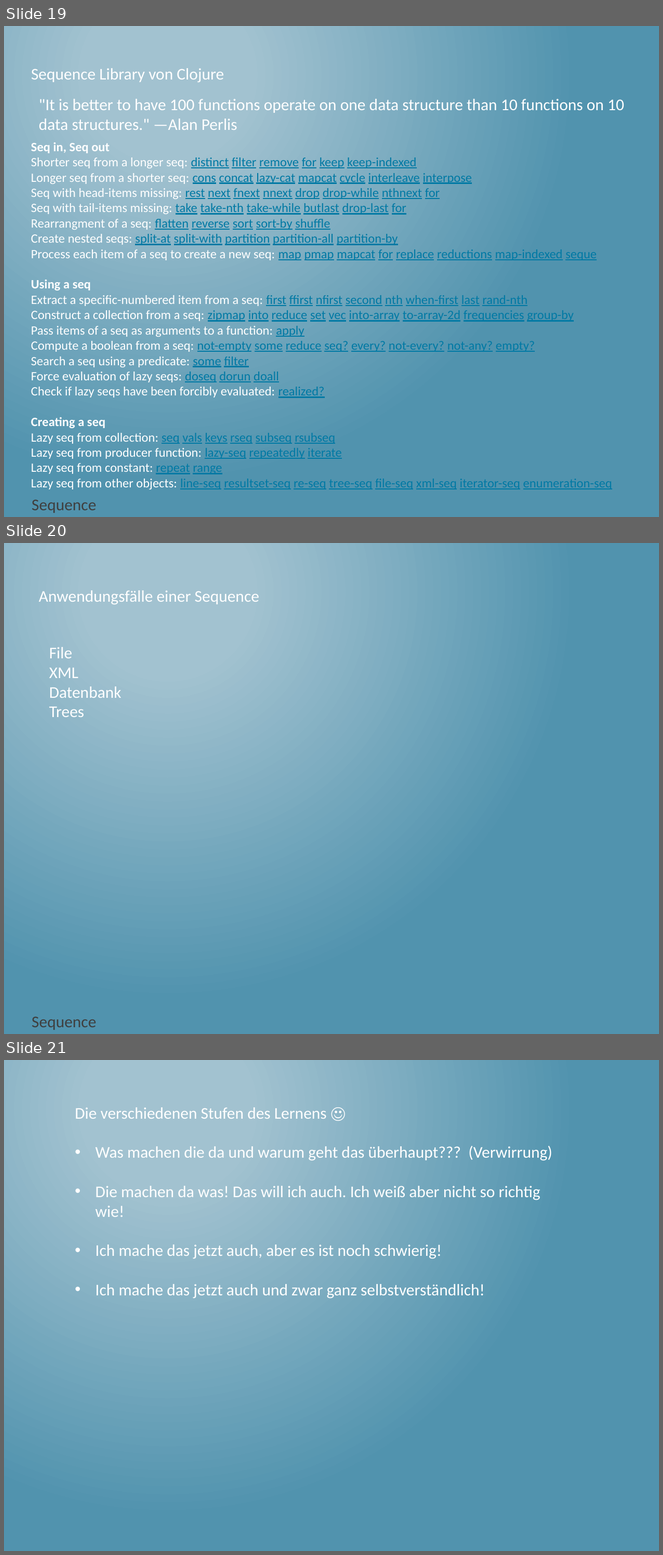
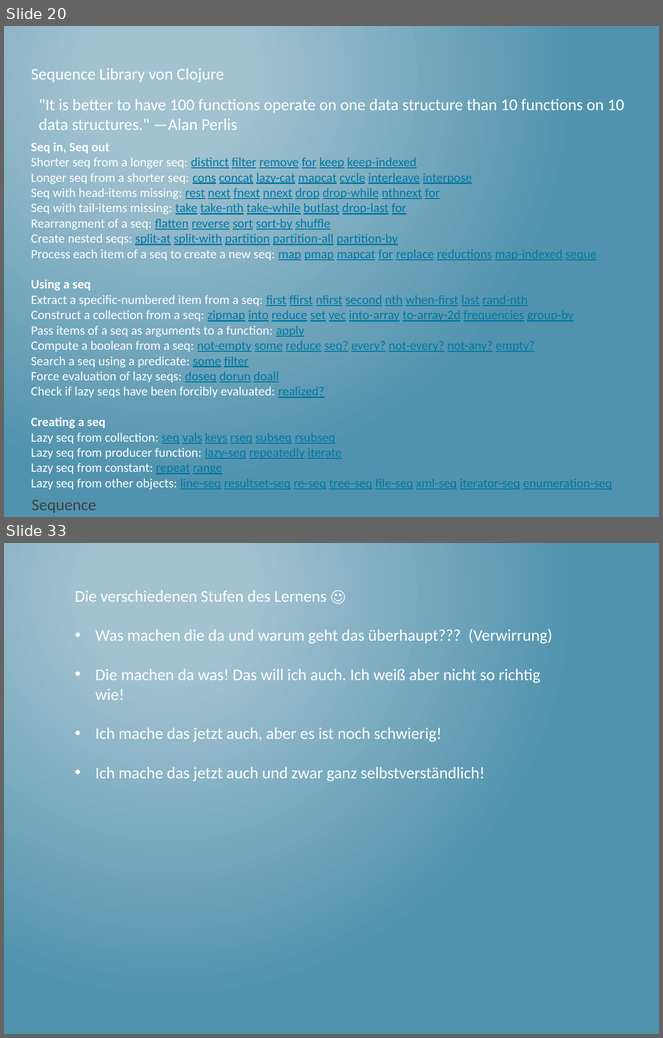
Before and after one commit to thomasschulte/ClojureUsergroupDemo, a slide deck: Clojure Vortrag .NET User Group.pptx. Shown one above the other, each under a label of ours: slides 19, 20 and 21 before the commit, slides 20 and 33 after it; the slides between them are not shown. The pictures are 663x1555 and 663x1038 pixels, drawn with LibreOffice and Linux fonts; fonts in the diff are those of the drawing. Boxes give left, top, right and bottom in pixels: in the first picture for what was removed or moved away, otherwise in the second. Text is boxed around its words. In the diff, an @@ line names an element or a change of style, - is before the commit and + after.

```diff
--- a/Clojure Vortrag .NET User Group.pptx
+++ b/Clojure Vortrag .NET User Group.pptx
@@ slide 20 removed at [4, 543, 659, 1034], background gradient #A3C3D1 to #5194AF @@
@@ text removed at [39, 590, 259, 604] @@
-Anwendungsfälle einer Sequence
@@ text removed at [49, 647, 122, 717] @@
-File
-XML
-Datenbank
-Trees
@@ text removed at [32, 1017, 96, 1030] @@
-Sequence
@@ what was slide 19 is now slide 20 @@
@@ what was slide 21 is now slide 33 @@
```
Also in this commit, not shown: 13 slides added, 1 other file.
